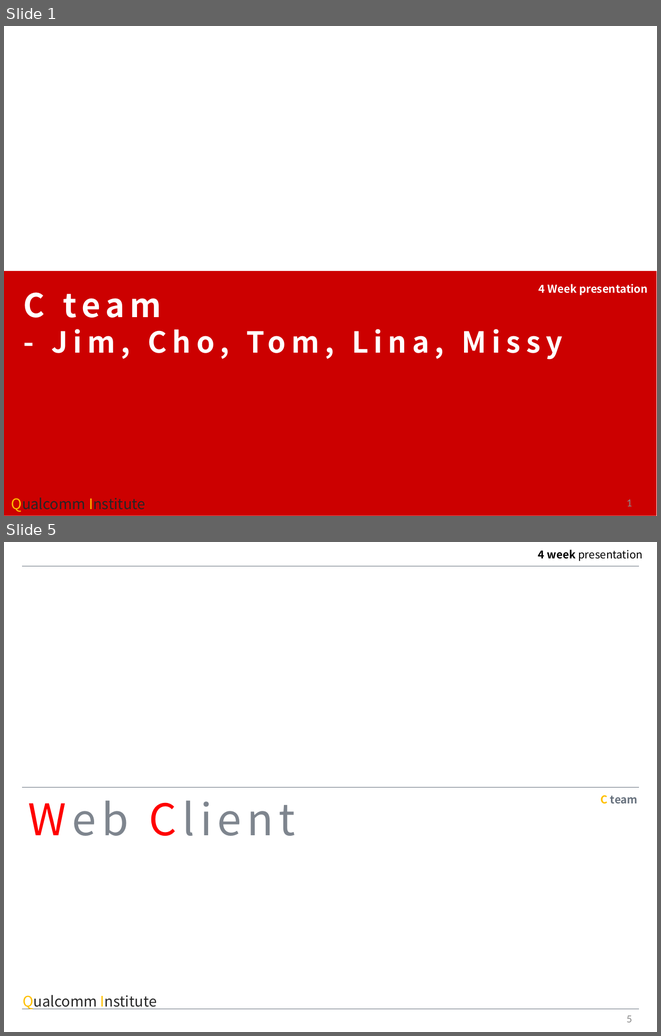
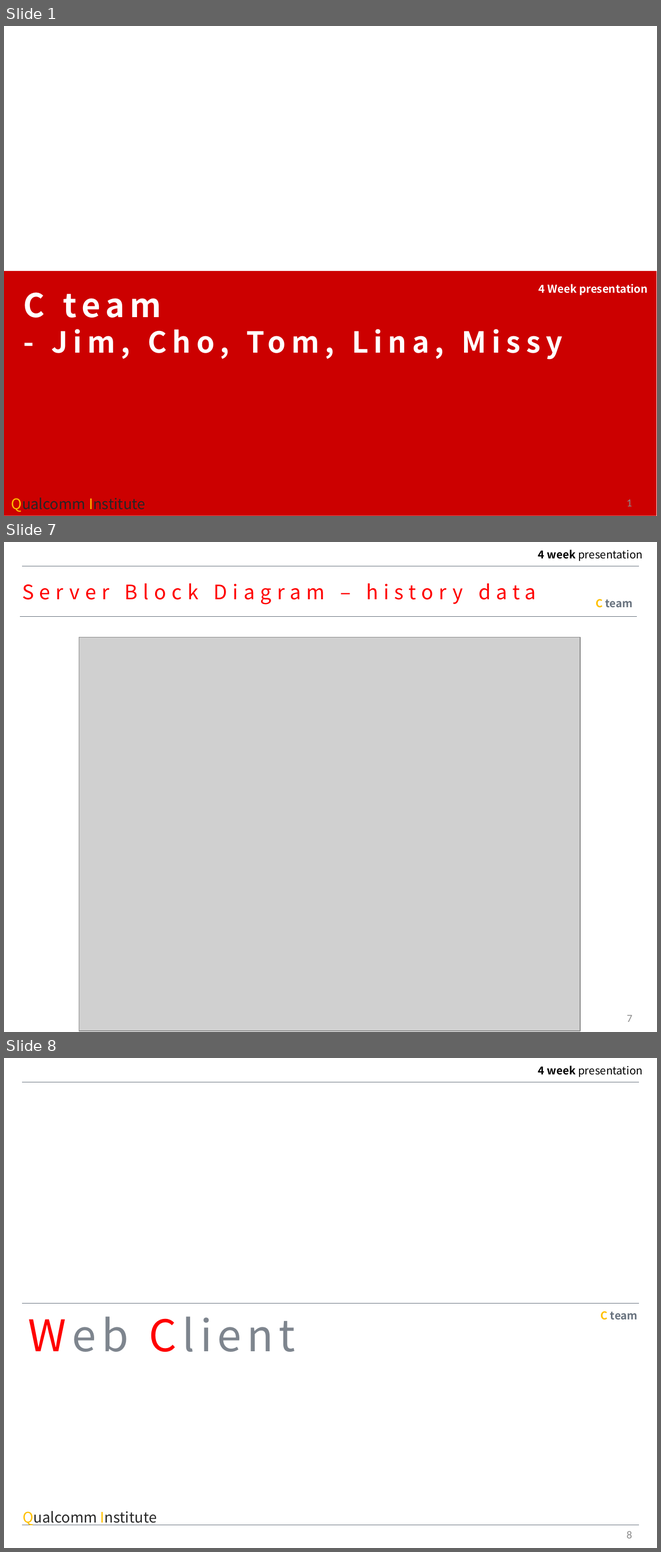
Before and after one commit to MAENGSOOHOON/summer2017IoT, a slide deck: 4week/ppt/4week.pptx. Shown one above the other, each under a label of ours: slides 1 and 5 before the commit, slides 1, 7 and 8 after it; the slides between them are not shown. The pictures are 661x1036 and 661x1552 pixels, drawn with LibreOffice and Linux fonts; fonts in the diff are those of the drawing; grey boxes stand for pictures; background and template pictures are left out. Boxes give left, top, right and bottom in pixels: in the first picture for what was removed or moved away, otherwise in the second. Text is boxed around its words. In the diff, an @@ line names an element or a change of style, - is before the commit and + after.

```diff
--- a/4week/ppt/4week.pptx
+++ b/4week/ppt/4week.pptx
@@ slide 7 added at (x1=4, y1=542, x2=657, y2=1032), background #FFFFFF; not listed: 2 template elements that a slide beside it also shows @@
@@ text added at (x1=22, y1=583, x2=536, y2=605), 22 pt, text #FF0000 @@
+Server Block Diagram – history data
@@ text added at (x1=595, y1=599, x2=633, y2=608), 12 pt, text #68727E, bold @@
+C team
@@ line added from (20, 616) to (637, 616), #68727E 0.25 pt @@
@@ picture added at (x1=79, y1=637, x2=581, y2=1031) @@
@@ page number added at (x1=627, y1=1015, x2=632, y2=1022), 12 pt, text #8C8C8C @@
+7
@@ what was slide 5 is now slide 8 @@
@@ page number at (x1=627, y1=1531, x2=632, y2=1538): text changed @@
-5
+8
```
Also in this commit, not shown: 2 slides changed, 4 other slides added, 2 slides removed, 7 other files.
